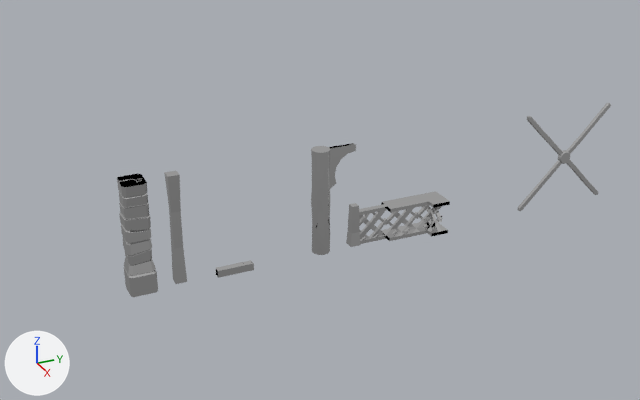
Renders of the FBX model Assets/Art/Models/Environment/Architecture/Support Beams & Pillars.fbx from each side of a commit.
The view is the same before and after, from a 50 mm lens placed at (0.8, -5.93, 11.44), pointed at (-19.13, 3.03, 1.48). Lighting does not change. The marker at lower left points along +X, +Y and +Z. Where no turn or scale is listed for an object, it has been applied to the vertices. Vertices at the same position are counted once.

In view in the first picture: 'Banister', 'BanisterWide', 'BanisterWideCorner', 'PillarStone', 'PillarWood', 'PillarWoodArch', 'SupportBeamVertical', 'WallWoodBracerCross'.
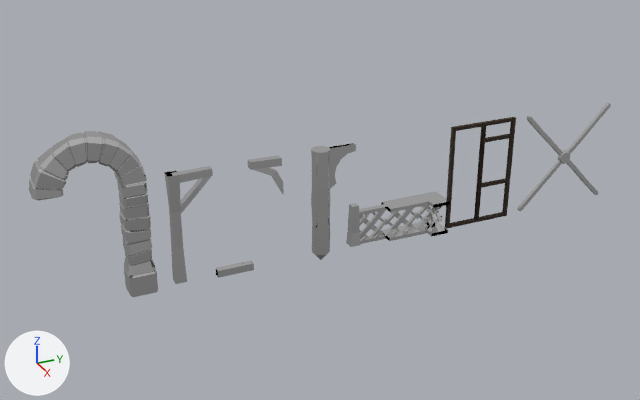
Changed parts and their boxes (x1, y1, x2, y2) in the pictures (640 x 400 px):
'StoneArch', added: after (29, 131, 147, 201)
'PillarStone', reshaped: before (117, 174, 158, 297); after (117, 181, 158, 297)
'WallWoodBracer', added: after (445, 122, 486, 228)
'WallWoodBracerWindow', added: after (474, 117, 516, 222)
'SupportBeamAttachmentStraight', added: after (171, 166, 213, 213)
'SupportBeamAttachmentArched', added: after (248, 155, 284, 195)
part 1 of me_pillarstone, built on: before (117, 174, 147, 197); after (117, 181, 147, 197)

Edits to the bpy script that builds the scene:
```text
Add mat_timberframes:
    mat_timberframes = principled_material('Timberframes')
    mat_timberframes.base_color = (0.0423, 0.0284, 0.0176)  # brown #3a2f24
    mat_timberframes.roughness = 1.0
Change me_pillarstone:
    used by ob_pillarstone; location = (-19.0, -2.0, 0.0)
    remove me_pillarstone.from_pydata(...)  # 280 vertices, 272 faces; spans x -0.36..0.36, y -0.35..0.35, z 0.0..3.0
    add me_pillarstone.from_pydata(...)  # 288 vertices, 281 faces; spans x -0.35..0.35, y -0.35..0.35, z 0.0..3.0
    me_pillarstone part 1
    8 faces are deleted
    8 vertices move from x -0.36..0.36, y -0.31..0.31, z 2.99..3.0 to x -0.31..0.31, y -0.26..0.26, z 3.0
    8 vertices are added at x -0.34..0.33, y -0.31..0.31, z 2.98
    17 new faces join them
Add me_wallwoodbracer:
    me_wallwoodbracer.from_pydata(...)  # 64 vertices, 48 faces; spans x 0.04..0.15, y -0.55..0.55, z 0.0..3.1
    me_wallwoodbracer.materials.append(mat_timberframes)  # brown #3a2f24
Add me_wallwoodbracerwindow:
    me_wallwoodbracerwindow.from_pydata(...)  # 96 vertices, 72 faces; spans x 0.04..0.15, y -0.55..0.55, z 0.0..3.1
    me_wallwoodbracerwindow.materials.append(mat_timberframes)  # brown #3a2f24
Add me_supportbeamattachmentstraight:
    me_supportbeamattachmentstraight.from_pydata(...)  # 28 vertices, 23 faces; spans x -0.108..0.107, y 0.0..1.0, z 1.8..3.0
    me_supportbeamattachmentstraight.materials.append(mat_imphenziapixpal)  # its picture is missing
Add me_stonearch:
    me_stonearch.from_pydata(...)  # 344 vertices, 338 faces; spans x -0.35..0.35, y -2.34..0.34, z 0.0..1.33
    me_stonearch.materials.append(mat_imphenziapixpal)  # its picture is missing
Add me_supportbeamattachmentarched:
    me_supportbeamattachmentarched.from_pydata(...)  # 20 vertices, 16 faces; spans x -0.104..0.106, y -1.0..-0.1, z 1.925..3.0
    me_supportbeamattachmentarched.materials.append(mat_imphenziapixpal)  # its picture is missing
Add ob_wallwoodbracer:
    ob_wallwoodbracer = bpy.data.objects.new('WallWoodBracer', me_wallwoodbracer)
    ob_wallwoodbracer.location = (-19.0, 7.5, -0.05)
Add ob_wallwoodbracerwindow:
    ob_wallwoodbracerwindow = bpy.data.objects.new('WallWoodBracerWindow', me_wallwoodbracerwindow)
    ob_wallwoodbracerwindow.location = (-19.0, 8.5, -0.05)
Add ob_supportbeamattachmentstraight:
    ob_supportbeamattachmentstraight = bpy.data.objects.new('SupportBeamAttachmentStraight', me_supportbeamattachmentstraight)
    ob_supportbeamattachmentstraight.location = (-19.0, -1.0, 0.0)
Add ob_stonearch:
    ob_stonearch = bpy.data.objects.new('StoneArch', me_stonearch)
    ob_stonearch.location = (-19.0, -2.0, 3.0)
Add ob_supportbeamattachmentarched:
    ob_supportbeamattachmentarched = bpy.data.objects.new('SupportBeamAttachmentArched', me_supportbeamattachmentarched)
    ob_supportbeamattachmentarched.location = (-19.0, 2.0, 0.0)
```
